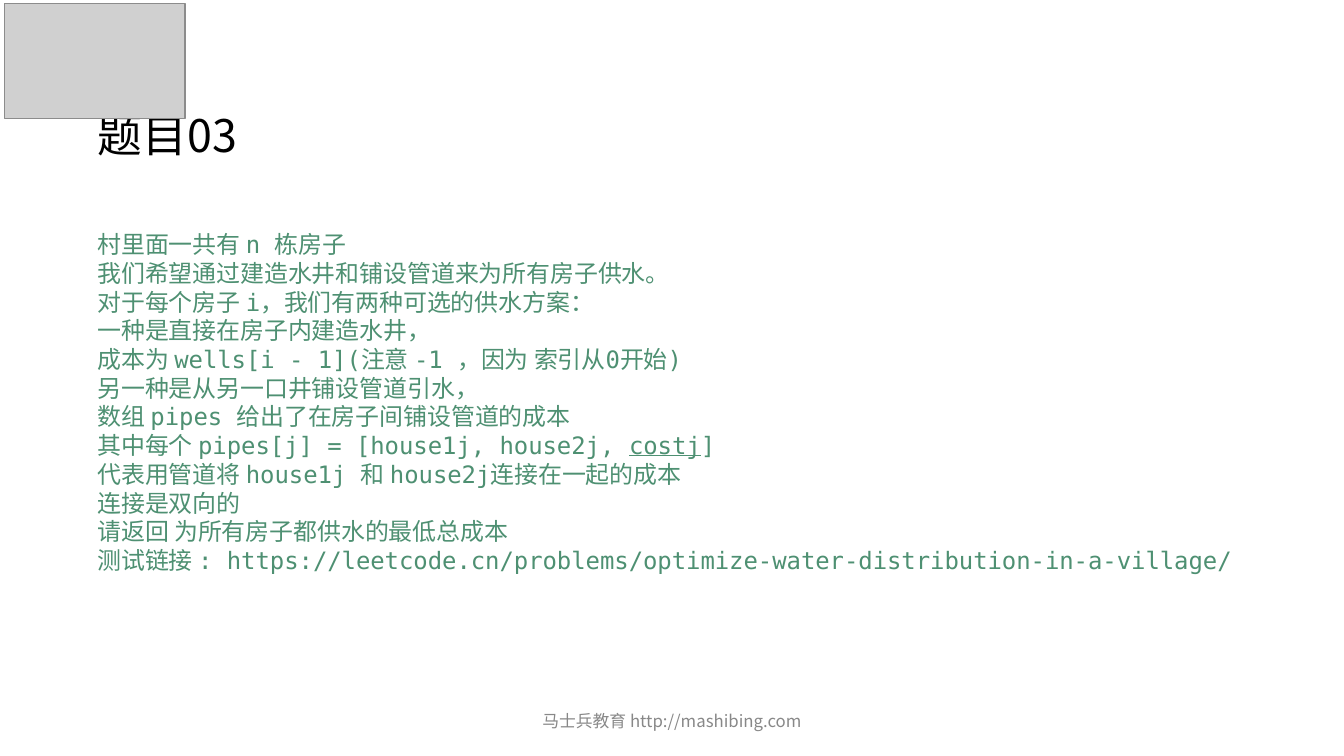
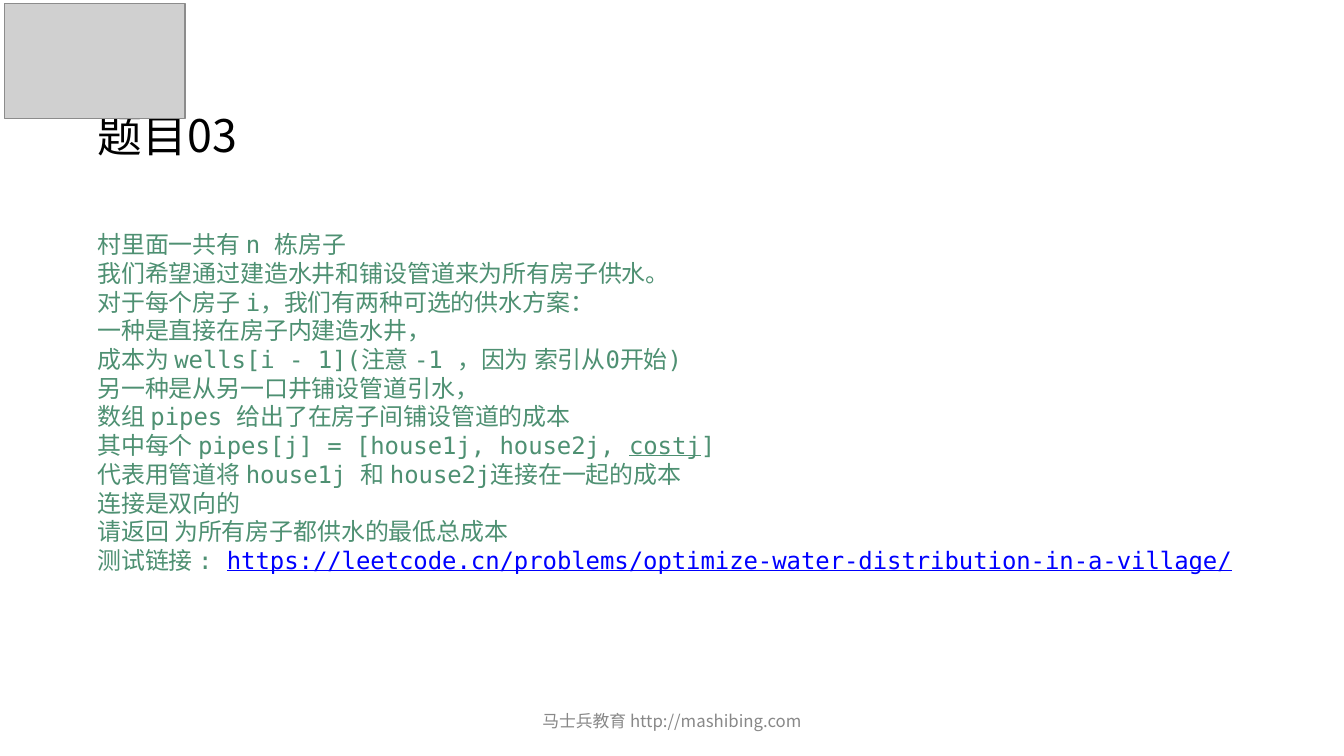
Before and after one commit to wblksheep/algorithm-zuo-msb-code, a slide deck: slide 5 of MCA算法突击课/第03期/ppt/powerpoint/第07节.pptx. Drawn at 1344x756 pixels with LibreOffice and Linux fonts; fonts in the diff are those of the drawing; grey boxes stand for pictures. Boxes give left, top, right and bottom in pixels: in the first picture for what was removed or moved away, otherwise in the second. Text is boxed around its words. In the diff, an @@ line names an element or a change of style, - is before the commit and + after.

```diff
--- a/MCA算法突击课/第03期/ppt/powerpoint/第07节.pptx
+++ b/MCA算法突击课/第03期/ppt/powerpoint/第07节.pptx
@@ text at box(97, 549, 1232, 574): text colour #4E9072 to #0000FF, underline on in "https://leetcode.cn/problems/optimize-water-distribution-in- ..." @@
```
Also in this commit, not shown: 5 other slides changed, 3 other files.
